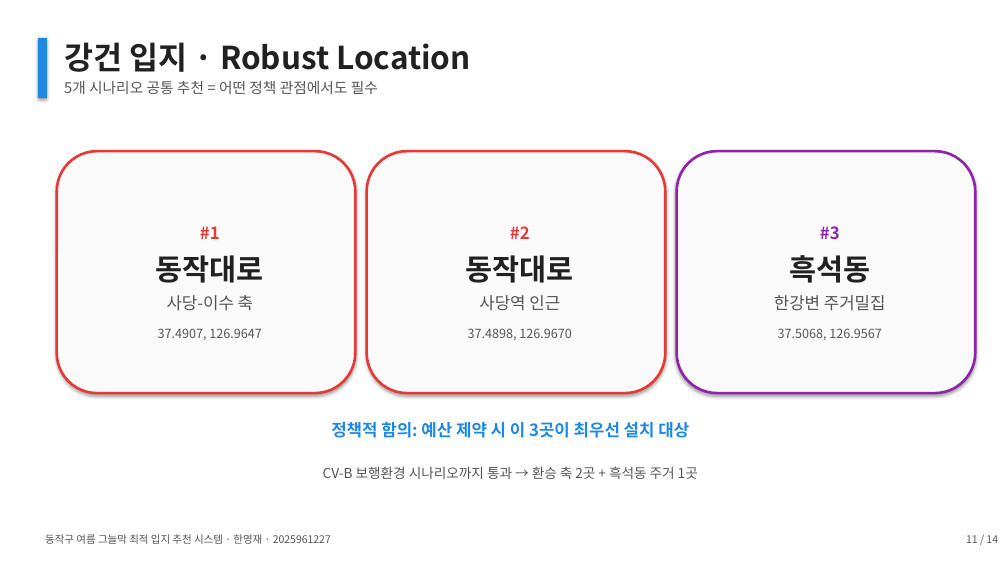
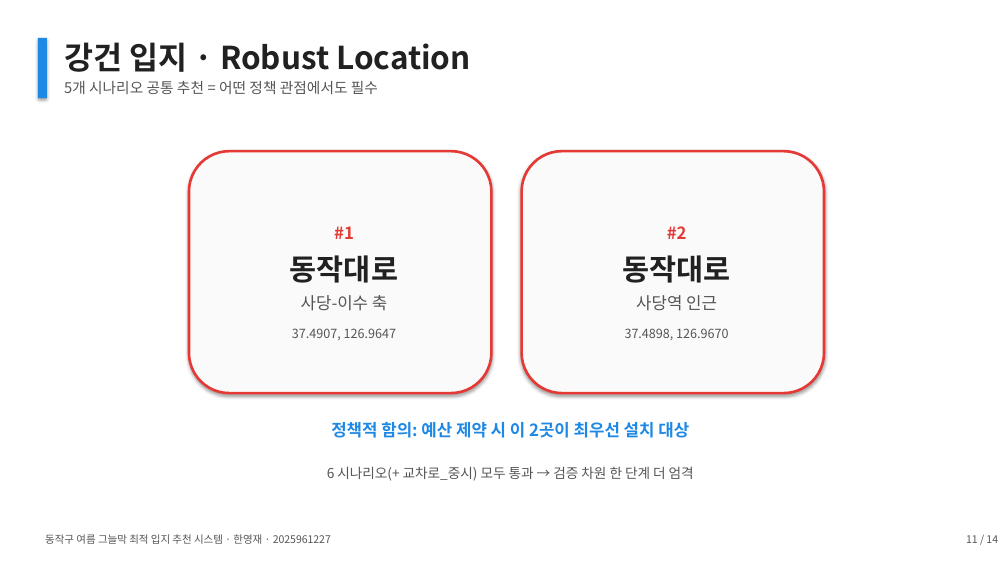
Before and after one commit to thgtot92/project_1, a slide deck: slide 11 of presentation/동작구_그늘막_최종발표.pptx. Drawn at 1008x567 pixels with LibreOffice and Linux fonts; fonts in the diff are those of the drawing. Boxes give left, top, right and bottom in pixels: in the first picture for what was removed or moved away, otherwise in the second. Text is boxed around its words. In the diff, an @@ line names an element or a change of style, - is before the commit and + after.

```diff
--- a/presentation/동작구_그늘막_최종발표.pptx
+++ b/presentation/동작구_그늘막_최종발표.pptx
@@ rounded rectangle "#1": place and size @@
-rounded rectangle "#1" at box(57, 151, 355, 393)
+rounded rectangle "#1" at box(189, 151, 492, 393)
@@ rounded rectangle "#2": place and size @@
-rounded rectangle "#2" at box(367, 151, 665, 393)
+rounded rectangle "#2" at box(522, 151, 824, 393)
@@ rounded rectangle removed at box(677, 151, 975, 393) @@
-#3
-흑석동
-한강변 주거밀집
-37.5068, 126.9567
@@ text at box(331, 422, 689, 438): text changed @@
-정책적 함의: 예산 제약 시 이 3곳이 최우선 설치 대상
+정책적 함의: 예산 제약 시 이 2곳이 최우선 설치 대상
@@ text at box(327, 466, 694, 481): text changed @@
-CV-B 보행환경 시나리오까지 통과 → 환승 축 2곳 + 흑석동 주거 1곳
+6 시나리오(+ 교차로_중시) 모두 통과 → 검증 차원 한 단계 더 엄격
```
Also in this commit, not shown: 3 other slides changed, 33 other files.
